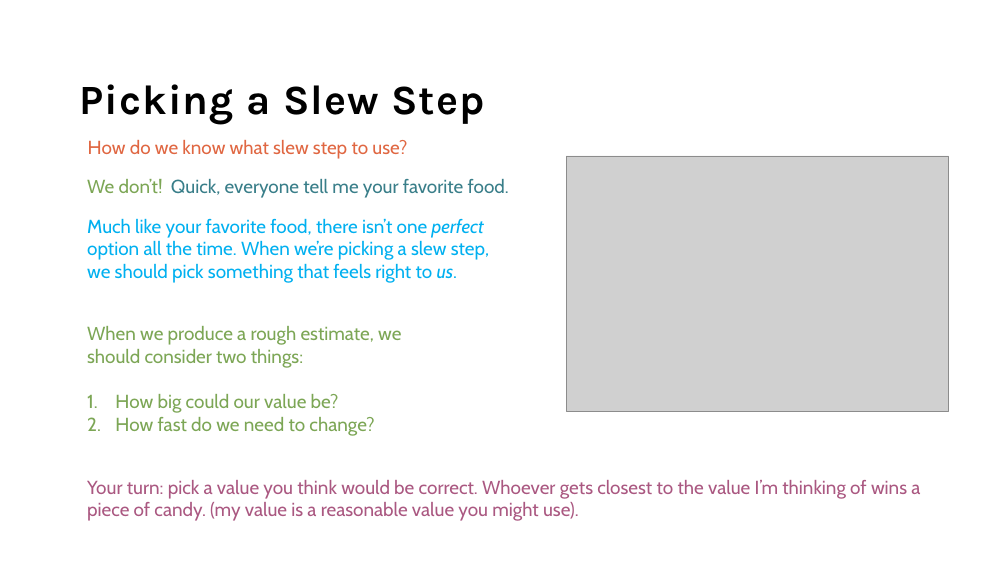
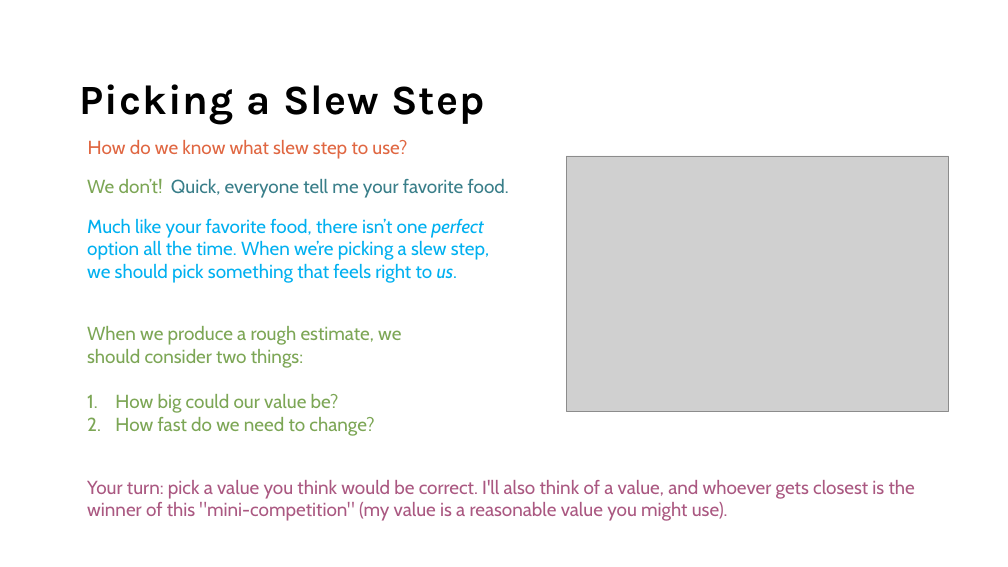
Before and after one commit to terrapinrobotics/code-camp-presentations, a slide deck: slide 10 of VEX Camp Day 3.pptx. Drawn at 1008x567 pixels with LibreOffice and Linux fonts; fonts in the diff are those of the drawing; grey boxes stand for pictures. Boxes give left, top, right and bottom in pixels: in the first picture for what was removed or moved away, otherwise in the second. Text is boxed around its words. In the diff, an @@ line names an element or a change of style, - is before the commit and + after.

```diff
--- a/VEX Camp Day 3.pptx
+++ b/VEX Camp Day 3.pptx
@@ text at (87,480,915,521): text changed @@
-Your turn: pick a value you think would be correct. Whoever gets closest to the value I’m thinking of wins a piece of candy. (my value is a reasonable value you might use).
+Your turn: pick a value you think would be correct. I'll also think of a value, and whoever gets closest is the winner of this "mini-competition" (my value is a reasonable value you might use).
```
Also in this commit, not shown: 6 other slides changed, 2 other files.
